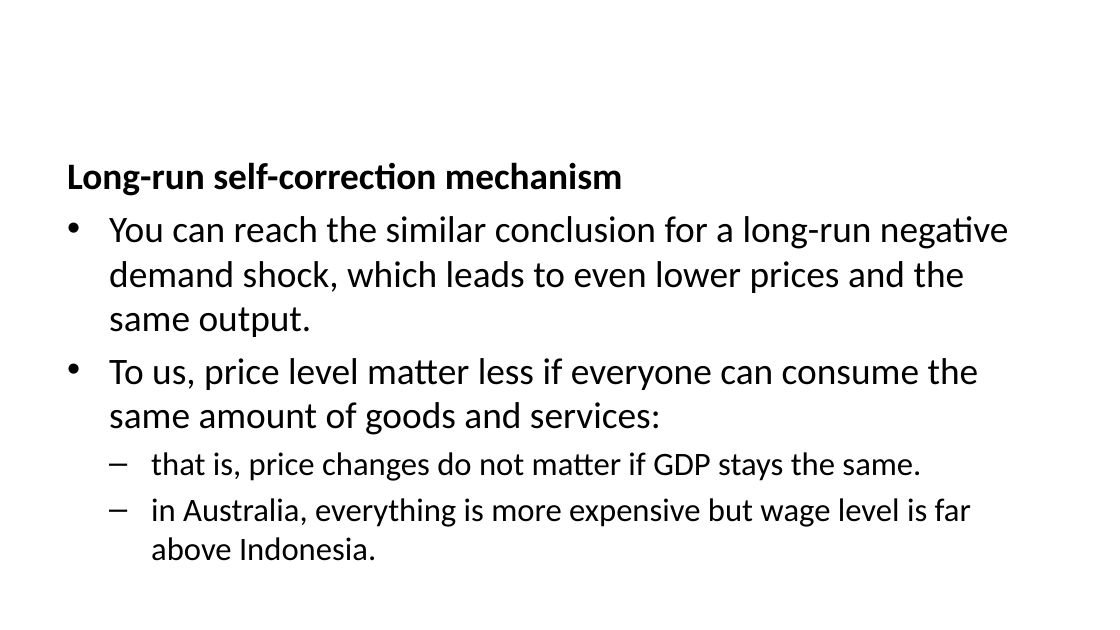
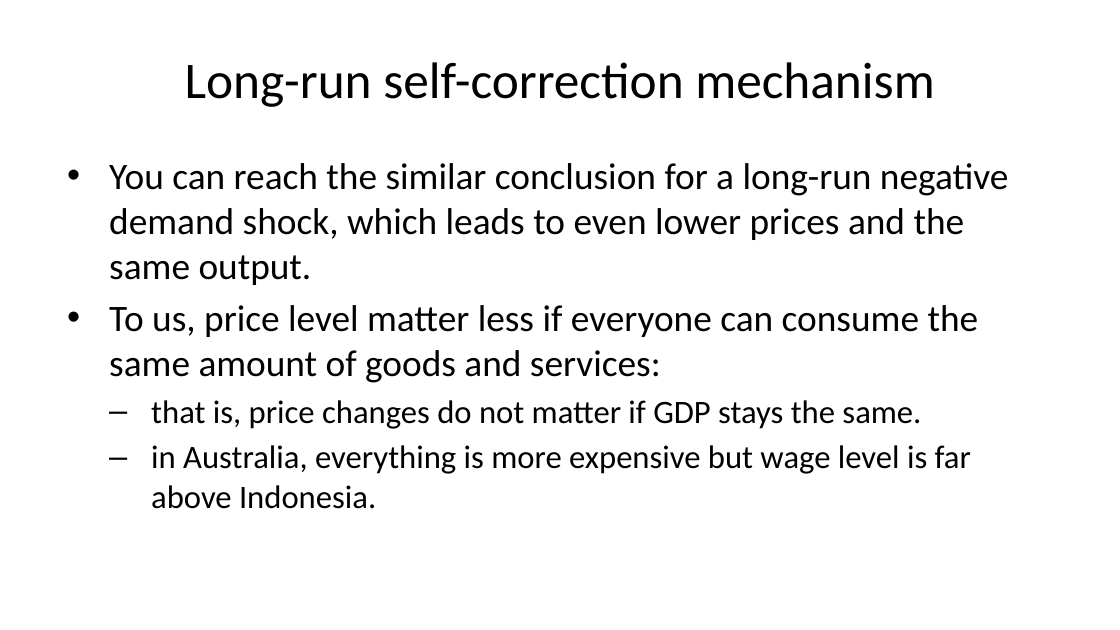
Before and after one commit to imedkrisna/krisna, a slide deck: slide 45 of static/ekon/week10/index.pptx (slide 41 before the commit). Drawn at 1120x630 pixels with LibreOffice and Linux fonts; fonts in the diff are those of the drawing. Boxes give left, top, right and bottom in pixels: in the first picture for what was removed or moved away, otherwise in the second. Text is boxed around its words. In the diff, an @@ line names an element or a change of style, - is before the commit and + after.

```diff
--- a/static/ekon/week10/index.pptx
+++ b/static/ekon/week10/index.pptx
@@ title added at box(185, 62, 934, 107), 33 pt, text #000000 @@
+Long-run self-correction mechanism
@@ text at box(67, 162, 623, 196): paragraph removed @@
-Long-run self-correction mechanism
```
Also in this commit, not shown: 23 other slides changed, 9 slides added, 5 slides removed, 2 other files.
